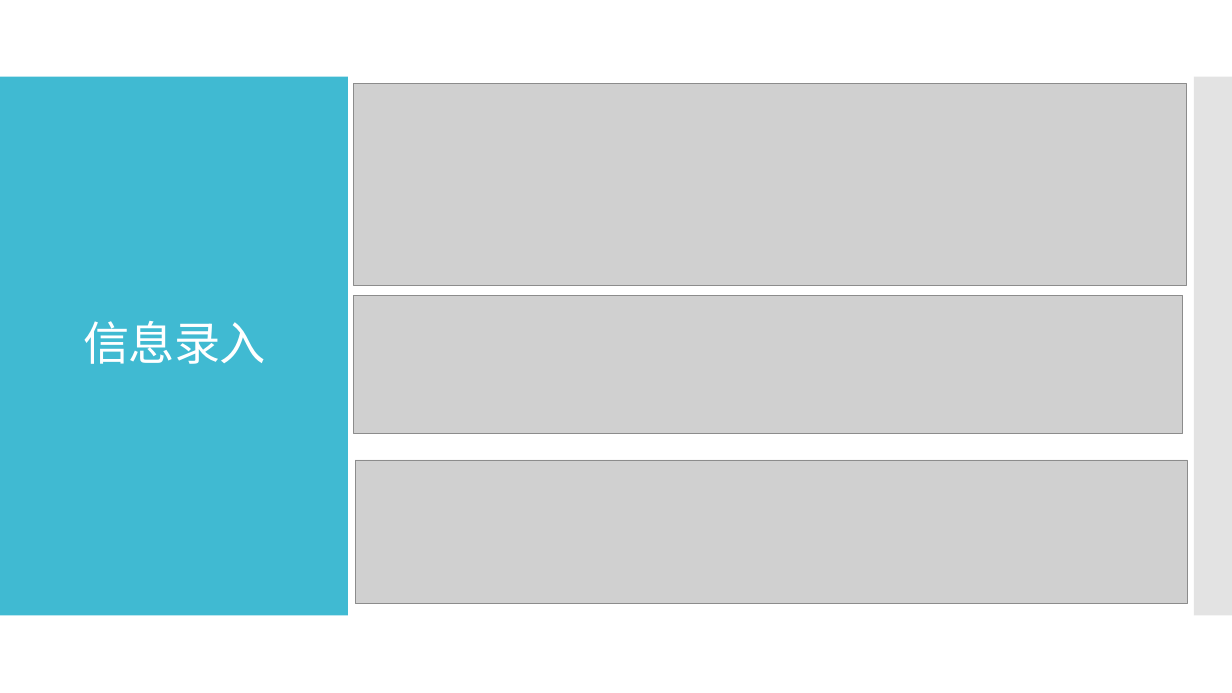
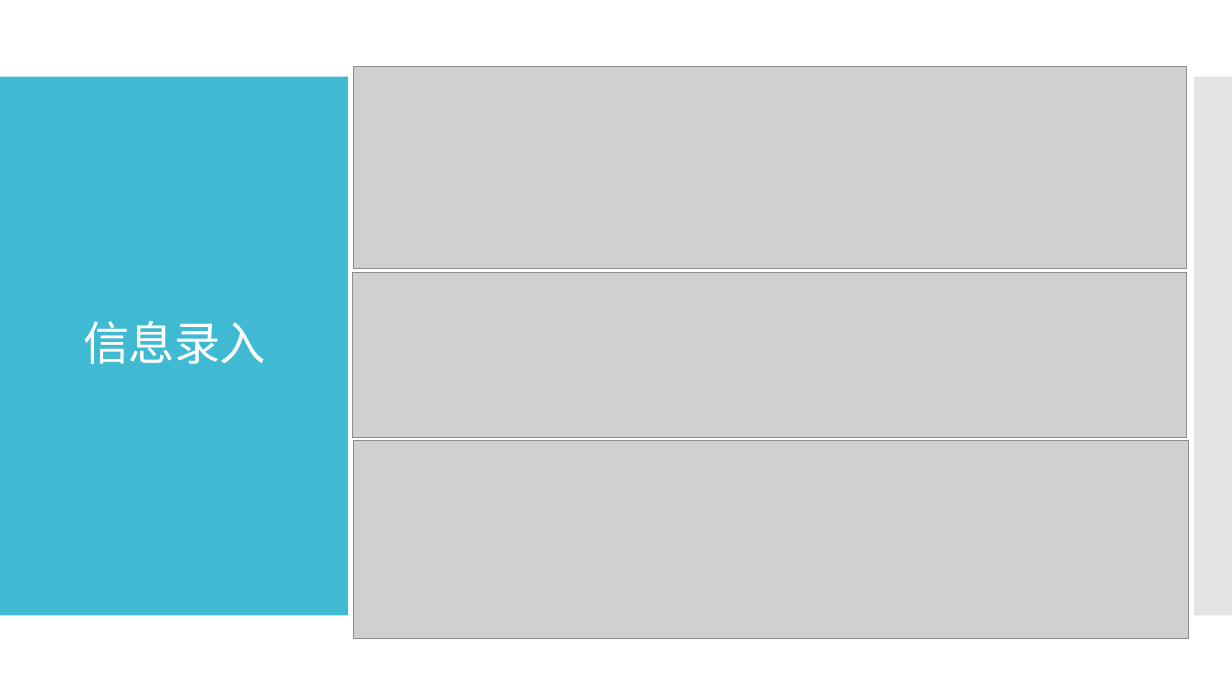
Before and after one commit to imagecser/hotelManage, a slide deck: slide 6 of lab1_initial.pptx (slide 7 before the commit). Drawn at 1232x693 pixels with LibreOffice and Linux fonts; fonts in the diff are those of the drawing; grey boxes stand for pictures. Boxes give left, top, right and bottom in pixels: in the first picture for what was removed or moved away, otherwise in the second. Text is boxed around its words. In the diff, an @@ line names an element or a change of style, - is before the commit and + after.

```diff
--- a/lab1_initial.pptx
+++ b/lab1_initial.pptx
@@ picture moved from (x1=353, y1=84, x2=1187, y2=286) to (x1=353, y1=67, x2=1187, y2=268) @@
@@ picture resized from (x1=354, y1=295, x2=1183, y2=433) to (x1=353, y1=273, x2=1187, y2=438) @@
@@ picture resized from (x1=355, y1=460, x2=1188, y2=604) to (x1=353, y1=441, x2=1188, y2=639) @@
```
Also in this commit, not shown: 2 other slides changed, 1 slide removed, 9 other files.
